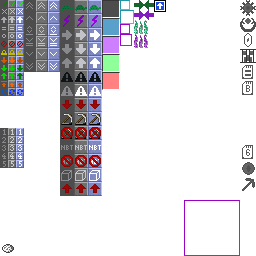
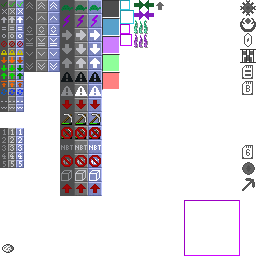
Layer changes from the first (256, 256) image to the second:
painted on "Icons" over (x1=1, y1=0, x2=166, y2=109)
painted on "Background" over (x1=0, y1=96, x2=24, y2=112)
